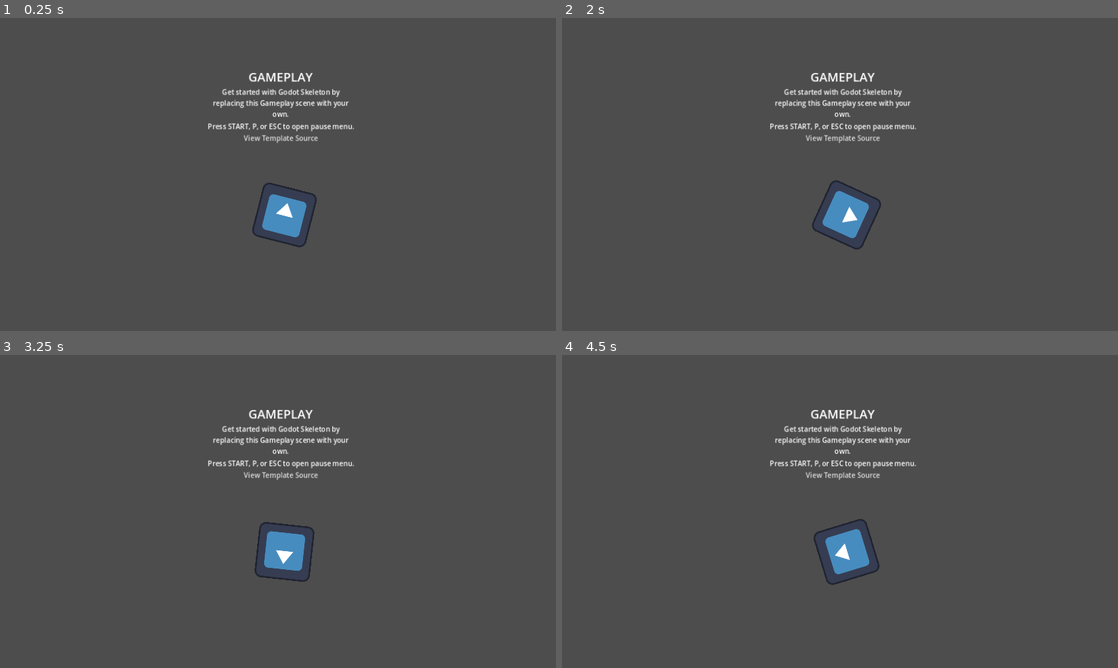
Above: before the commit, frames 1-4 (two rows, left to right).
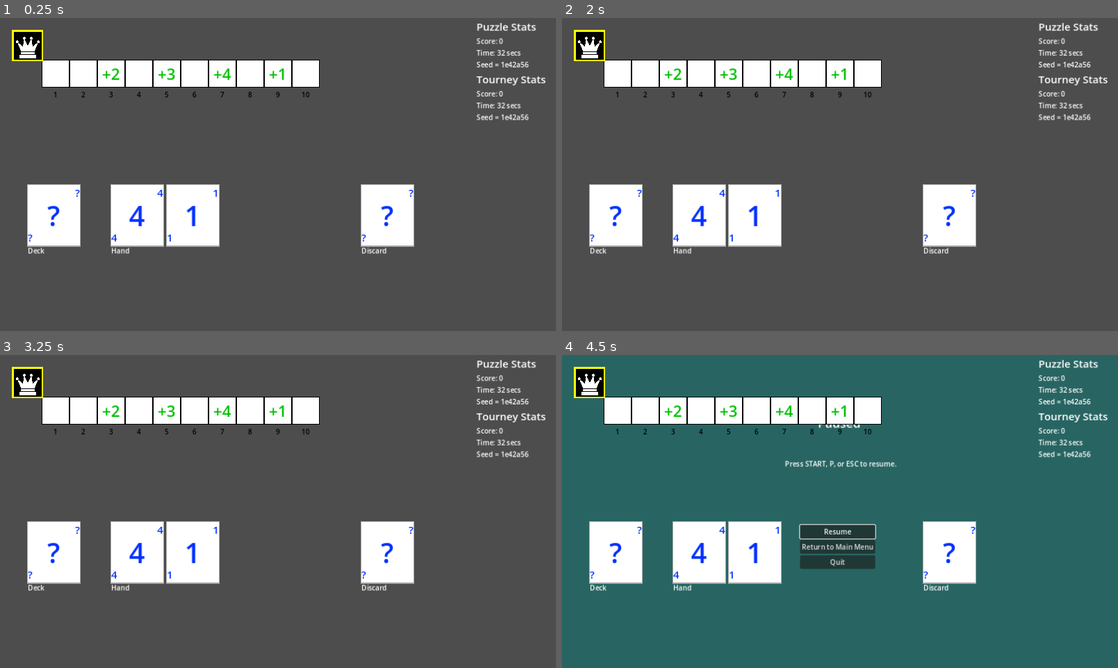
Above: after the commit, the same moments.

Repository: nathanleiby/trijam-250
Game: Godot game, scene res://gameplay/gameplay.tscn
Same seed, same stepped clock (60 frames per second), same inputs: the game is played once before the commit and once after it. The engine's default icon, where the game draws it, is replaced by a stand-in: a white triangle on a blue panel in a dark square.
Inputs:
- Up to frame 1 (0.25 s): no input
- Up to frame 2 (2 s): tap Enter at 0.5, 1.25 s
- Up to frame 3 (3.25 s): tap Enter at 2, 2.75 s
- Up to frame 4 (4.5 s): tap Enter at 3.5 s; tap P (pause) at 4.15 s; click "Resume" at 4.25 s

The runs differ from the first frame. In frame 1, 16% of the frame differs, in the area x 2-99%, y 1-76%; in frame 2, 16%; in frame 3, 16%; in frame 4, 100%, in the area x 0-100%, y 0-100%.

Commit message:
rough outline, not playable yet

Diff:
--- /dev/null
+++ b/gameplay/card.gd
@@ -0,0 +1,14 @@
+class_name Card
+
+extends Node2D
+
+var card_value = 0:
+	set(v):
+		card_value = v
+		$Control/BigLabel.text = str(v)
+		$Control/TopRightLabel.text = str(v)
+		$Control/BottomLeftLabel.text = str(v)
+
+# Called when the node enters the scene tree for the first time.
+func _ready() -> void:
+	pass
--- /dev/null
+++ b/gameplay/card.tscn
@@ -0,0 +1,78 @@
+[gd_scene load_steps=4 format=3 uid="uid://g2klakbee1i7"]
+
+[ext_resource type="Script" path="res://gameplay/card.gd" id="1_kadrk"]
+
+[sub_resource type="LabelSettings" id="LabelSettings_adlqf"]
+font_size = 64
+font_color = Color(0, 0.188235, 1, 1)
+
+[sub_resource type="LabelSettings" id="LabelSettings_rlqhf"]
+font_size = 24
+font_color = Color(0, 0.188235, 1, 1)
+
+[node name="Card" type="Node2D"]
+script = ExtResource("1_kadrk")
+
+[node name="Control" type="Control" parent="."]
+layout_mode = 3
+anchors_preset = 0
+offset_right = 120.0
+offset_bottom = 140.0
+
+[node name="Border" type="ColorRect" parent="Control"]
+layout_mode = 1
+anchors_preset = 15
+anchor_right = 1.0
+anchor_bottom = 1.0
+offset_left = -2.0
+offset_top = -2.0
+offset_right = 2.0
+offset_bottom = 2.0
+grow_horizontal = 2
+grow_vertical = 2
+color = Color(0.670588, 0.670588, 0.670588, 1)
+
+[node name="Fill" type="ColorRect" parent="Control"]
+layout_mode = 1
+anchors_preset = 15
+anchor_right = 1.0
+anchor_bottom = 1.0
+grow_horizontal = 2
+grow_vertical = 2
+
+[node name="BigLabel" type="Label" parent="Control"]
+layout_mode = 1
+anchors_preset = 15
+anchor_right = 1.0
+anchor_bottom = 1.0
+grow_horizontal = 2
+grow_vertical = 2
+text = "?"
+label_settings = SubResource("LabelSettings_adlqf")
+horizontal_alignment = 1
+vertical_alignment = 1
+
+[node name="TopRightLabel" type="Label" parent="Control"]
+layout_mode = 1
+anchors_preset = 10
+anchor_right = 1.0
+offset_bottom = 37.0
+grow_horizontal = 2
+text = "?"
+label_settings = SubResource("LabelSettings_rlqhf")
+horizontal_alignment = 2
+
+[node name="BottomLeftLabel" type="Label" parent="Control"]
+layout_mode = 1
+anchors_preset = 7
+anchor_left = 0.5
+anchor_top = 1.0
+anchor_right = 0.5
+anchor_bottom = 1.0
+offset_left = -60.0
+offset_top = -37.0
+offset_right = 60.0
+grow_horizontal = 2
+grow_vertical = 0
+text = "?"
+label_settings = SubResource("LabelSettings_rlqhf")
--- a/gameplay/gameplay.gd
+++ b/gameplay/gameplay.gd
@@ -1,7 +1,17 @@
 extends Node2D
 
+# scenes we will dynamically instantiate
+@export var tileScene: PackedScene
+@export var cardScene: PackedScene
+
+# reusable references
+@onready var tiles: Node2D = $Board/Tiles
+@onready var playerMatDeck: Node2D = $PlayerMat/Deck
+@onready var playerMatHand: Node2D = $PlayerMat/Hand
+@onready var playerMatDiscard: Node2D = $PlayerMat/Discard
+
 func _process(_delta: float) -> void:
-	$Icon.rotate(_delta)
+	return
 
 func _input(event: InputEvent) -> void:
 	if event.is_action_released("pause"):
@@ -10,3 +20,68 @@
 func _pause() -> void:
 	$Paused.pause()
 	get_tree().paused = true
+
+const TILE_SIZE = 64
+const HAND_SIZE = 2
+
+func _ready():
+	# generate board
+	var board = generate_board()
+	for i in range(board.size()):
+		var tile = tileScene.instantiate()
+		tile.position = Vector2(i * TILE_SIZE, 0)
+		tiles.add_child(tile)
+		tile.bonus_value = board[i]
+		tile.idx_value = i + 1
+
+	# generate player setup (deck, hand, ..)
+	var player_deck = generate_deck()
+	for i in range(HAND_SIZE):
+		var next_card_value = player_deck.pop_back()
+		var card: Card = cardScene.instantiate()
+		# TODO: consider creating a PlayerMat or PlayerHand abstraction
+		card.card_value = next_card_value
+		card.position = Vector2(i * 128, 0)
+		playerMatHand.add_child(card)
+
+	# add cards to deck
+	# add cards to discard, later (maybe show a dotted line to start)
+
+	player_position = -1
+
+
+const DECK_SIZE = 4
+
+func generate_board():
+	var total_steps: int = 0
+	for i in range(1, DECK_SIZE + 1):
+		total_steps += i
+
+	var board = Array()
+	board.resize(total_steps)
+	board.fill(0)
+
+	for i in range(1, DECK_SIZE + 1):
+		# assign the "bonus tiles" to random position in board, but
+		# - avoid collisions
+		# - avoid placement last position
+		var pos = randi() % total_steps
+		while board[pos] != 0 or (pos == total_steps - 1):
+			pos = randi() % total_steps
+		board[pos] = i
+
+	return board
+
+func generate_deck() -> Array:
+	# shuffle items from 1 to DECK_SIZE
+	var player_deck: Array = range(1, DECK_SIZE + 1)
+	player_deck.shuffle()
+	return player_deck
+
+var player_position = 0:
+	set(value):
+		player_position = value
+		$Board/PlayerToken.position.x = value * TILE_SIZE
+
+func move_player(steps: int) -> void:
+	player_position += steps
--- a/gameplay/gameplay.tscn
+++ b/gameplay/gameplay.tscn
@@ -1,52 +1,19 @@
-[gd_scene load_steps=5 format=3 uid="uid://bdnyglk1i1cxl"]
+[gd_scene load_steps=8 format=3 uid="uid://bdnyglk1i1cxl"]
 
 [ext_resource type="Script" path="res://gameplay/gameplay.gd" id="1_thqv1"]
-[ext_resource type="Texture2D" uid="uid://bgprycbqd2tbx" path="res://assets/icon.svg" id="2_o7ako"]
 [ext_resource type="PackedScene" uid="uid://cko02oljhiby" path="res://paused/paused.tscn" id="3_w8wrl"]
 [ext_resource type="PackedScene" uid="uid://cee5dna3u27jf" path="res://assets/select_sfx.tscn" id="4_7kf0b"]
+[ext_resource type="PackedScene" uid="uid://blv51dfbusyxh" path="res://gameplay/tile.tscn" id="4_8xlo2"]
+[ext_resource type="PackedScene" uid="uid://g2klakbee1i7" path="res://gameplay/card.tscn" id="5_plqfv"]
+[ext_resource type="Texture2D" uid="uid://ceps640a3oola" path="res://assets/chess-queen.png" id="6_pxabc"]
+
+[sub_resource type="LabelSettings" id="LabelSettings_kf4u1"]
+font_size = 24
 
 [node name="Gameplay" type="Node2D"]
 script = ExtResource("1_thqv1")
-
-[node name="Icon" type="Sprite2D" parent="."]
-position = Vector2(655, 453)
-texture = ExtResource("2_o7ako")
-
-[node name="Stack" type="VFlowContainer" parent="."]
-anchors_preset = 5
-anchor_left = 0.5
-anchor_right = 0.5
-offset_left = 478.0
-offset_top = 115.0
-offset_right = 815.0
-offset_bottom = 722.0
-grow_horizontal = 2
-size_flags_horizontal = 4
-metadata/_edit_group_ = true
-
-[node name="Title" type="Label" parent="Stack"]
-layout_mode = 2
-size_flags_horizontal = 4
-theme_type_variation = &"HeaderLarge"
-text = "GAMEPLAY"
-
-[node name="Instructions" type="Label" parent="Stack"]
-layout_mode = 2
-size_flags_vertical = 1
-text = "Get started with Godot Skeleton by replacing this Gameplay scene with your own."
-horizontal_alignment = 1
-autowrap_mode = 2
-
-[node name="PauseInstructions" type="Label" parent="Stack"]
-layout_mode = 2
-text = "Press START, P, or ESC to open pause menu."
-horizontal_alignment = 1
-
-[node name="LinkButton" type="LinkButton" parent="Stack"]
-layout_mode = 2
-size_flags_horizontal = 4
-text = "View Template Source"
-uri = "https://github.com/brettchalupa/godot_skeleton"
+tileScene = ExtResource("4_8xlo2")
+cardScene = ExtResource("5_plqfv")
 
 [node name="Paused" parent="." instance=ExtResource("3_w8wrl")]
 visible = false
@@ -57,3 +24,137 @@
 grow_vertical = 1
 
 [node name="SelectSfx" parent="." instance=ExtResource("4_7kf0b")]
+
+[node name="Board" type="Node2D" parent="."]
+position = Vector2(128, 128)
+
+[node name="Tiles" type="Node2D" parent="Board"]
+
+[node name="PlayerToken" type="Node2D" parent="Board"]
+position = Vector2(2.08165e-12, -64)
+
+[node name="Control" type="Control" parent="Board/PlayerToken"]
+layout_mode = 3
+anchors_preset = 0
+offset_right = 40.0
+offset_bottom = 40.0
+
+[node name="ColorRect" type="ColorRect" parent="Board/PlayerToken/Control"]
+layout_mode = 1
+anchors_preset = 15
+anchor_right = 1.0
+anchor_bottom = 1.0
+offset_left = -36.0
+offset_top = -36.0
+offset_right = -4.0
+offset_bottom = -4.0
+grow_horizontal = 2
+grow_vertical = 2
+color = Color(1, 1, 0, 1)
+
+[node name="Sprite" type="Sprite2D" parent="Board/PlayerToken"]
+scale = Vector2(0.125, 0.125)
+texture = ExtResource("6_pxabc")
+
+[node name="PlayerMat" type="Node2D" parent="."]
+position = Vector2(64, 384)
+
+[node name="Deck" type="Node2D" parent="PlayerMat"]
+
+[node name="Card" parent="PlayerMat/Deck" instance=ExtResource("5_plqfv")]
+
+[node name="Label" type="Label" parent="PlayerMat/Deck"]
+offset_top = 140.0
+offset_right = 39.0
+offset_bottom = 166.0
+text = "Deck"
+
+[node name="Hand" type="Node2D" parent="PlayerMat"]
+position = Vector2(192, 2.08165e-12)
+
+[node name="Cards" type="Node2D" parent="PlayerMat/Hand"]
+
+[node name="Card" parent="PlayerMat/Hand/Cards" instance=ExtResource("5_plqfv")]
+
+[node name="Card2" parent="PlayerMat/Hand/Cards" instance=ExtResource("5_plqfv")]
+position = Vector2(128, 0)
+
+[node name="Card3" parent="PlayerMat/Hand/Cards" instance=ExtResource("5_plqfv")]
+visible = false
+position = Vector2(256, 0)
+
+[node name="Card4" parent="PlayerMat/Hand/Cards" instance=ExtResource("5_plqfv")]
+visible = false
+position = Vector2(384, 0)
+
+[node name="Label2" type="Label" parent="PlayerMat/Hand"]
+offset_top = 140.0
+offset_right = 42.0
+offset_bottom = 166.0
+text = "Hand"
+
+[node name="Discard" type="Node2D" parent="PlayerMat"]
+position = Vector2(768, 2.08165e-12)
+
+[node name="Discard" type="Label" parent="PlayerMat/Discard"]
+offset_top = 140.0
+offset_right = 39.0
+offset_bottom = 166.0
+text = "Discard"
+
+[node name="Card" parent="PlayerMat/Discard" instance=ExtResource("5_plqfv")]
+
+[node name="GUI" type="Control" parent="."]
+layout_mode = 3
+anchors_preset = 0
+offset_right = 1280.0
+offset_bottom = 720.0
+metadata/_edit_lock_ = true
+
+[node name="Drawer" type="VBoxContainer" parent="GUI"]
+layout_mode = 2
+offset_left = 1097.0
+offset_top = 2.0
+offset_right = 1280.0
+offset_bottom = 389.0
+
+[node name="VBoxContainer" type="VBoxContainer" parent="GUI/Drawer"]
+layout_mode = 2
+size_flags_vertical = 0
+
+[node name="PuzzleTitleLabel" type="Label" parent="GUI/Drawer/VBoxContainer"]
+layout_mode = 2
+text = "Puzzle Stats"
+label_settings = SubResource("LabelSettings_kf4u1")
+
+[node name="PuzzleScoreLabel" type="Label" parent="GUI/Drawer/VBoxContainer"]
+layout_mode = 2
+text = "Score: 0"
+
+[node name="PuzzleTimeLabel" type="Label" parent="GUI/Drawer/VBoxContainer"]
+layout_mode = 2
+text = "Time: 32 secs"
+
+[node name="PuzzleSeedLabel" type="Label" parent="GUI/Drawer/VBoxContainer"]
+layout_mode = 2
+text = "Seed = 1e42a56"
+
+[node name="VBoxContainer2" type="VBoxContainer" parent="GUI/Drawer"]
+layout_mode = 2
+
+[node name="PuzzleTitleLabel" type="Label" parent="GUI/Drawer/VBoxContainer2"]
+layout_mode = 2
+text = "Tourney Stats"
+label_settings = SubResource("LabelSettings_kf4u1")
+
+[node name="PuzzleScoreLabel" type="Label" parent="GUI/Drawer/VBoxContainer2"]
+layout_mode = 2
+text = "Score: 0"
+
+[node name="PuzzleTimeLabel" type="Label" parent="GUI/Drawer/VBoxContainer2"]
+layout_mode = 2
+text = "Time: 32 secs"
+
+[node name="PuzzleSeedLabel" type="Label" parent="GUI/Drawer/VBoxContainer2"]
+layout_mode = 2
+text = "Seed = 1e42a56"
--- /dev/null
+++ b/gameplay/tile.gd
@@ -0,0 +1,19 @@
+class_name Tile
+
+extends Node2D
+
+@onready var label: Label = $Control/Label as Label
+@onready var idxLabel: Label = $Control/IdxLabel as Label
+
+var bonus_value: int = 0:
+	set(v):
+		bonus_value = v
+		if v == 0:
+			label.text = ""
+		else:
+			label.text = "+%d" % v
+
+var idx_value: int = 0:
+	set(v):
+		idx_value = v
+		idxLabel.text = "%d" % v
--- /dev/null
+++ b/gameplay/tile.tscn
@@ -0,0 +1,91 @@
+[gd_scene load_steps=4 format=3 uid="uid://blv51dfbusyxh"]
+
+[ext_resource type="Script" path="res://gameplay/tile.gd" id="1_gclan"]
+
+[sub_resource type="LabelSettings" id="LabelSettings_70ft2"]
+font_size = 36
+font_color = Color(0, 0.752941, 0, 1)
+
+[sub_resource type="LabelSettings" id="LabelSettings_wcmhu"]
+font_color = Color(0, 0, 0, 1)
+
+[node name="Tile" type="Node2D"]
+script = ExtResource("1_gclan")
+
+[node name="Control" type="Control" parent="."]
+layout_mode = 3
+anchors_preset = 8
+anchor_left = 0.5
+anchor_top = 0.5
+anchor_right = 0.5
+anchor_bottom = 0.5
+offset_left = -20.0
+offset_top = -20.0
+offset_right = 20.0
+offset_bottom = 20.0
+grow_horizontal = 2
+grow_vertical = 2
+
+[node name="Border" type="ColorRect" parent="Control"]
+layout_mode = 1
+anchors_preset = 8
+anchor_left = 0.5
+anchor_top = 0.5
+anchor_right = 0.5
+anchor_bottom = 0.5
+offset_left = -32.0
+offset_top = -32.0
+offset_right = 32.0
+offset_bottom = 32.0
+grow_horizontal = 2
+grow_vertical = 2
+color = Color(0, 0, 0, 1)
+
+[node name="Fill" type="ColorRect" parent="Control"]
+layout_mode = 1
+anchors_preset = 8
+anchor_left = 0.5
+anchor_top = 0.5
+anchor_right = 0.5
+anchor_bottom = 0.5
+offset_left = -31.0
+offset_top = -31.0
+offset_right = 31.0
+offset_bottom = 31.0
+grow_horizontal = 2
+grow_vertical = 2
+
+[node name="Label" type="Label" parent="Control"]
+layout_mode = 1
+anchors_preset = 8
+anchor_left = 0.5
+anchor_top = 0.5
+anchor_right = 0.5
+anchor_bottom = 0.5
+offset_left = -20.0
+offset_top = -13.0
+offset_right = 20.0
+offset_bottom = 13.0
+grow_horizontal = 2
+grow_vertical = 2
+text = "+1"
+label_settings = SubResource("LabelSettings_70ft2")
+horizontal_alignment = 1
+
+[node name="IdxLabel" type="Label" parent="Control"]
+layout_mode = 1
+anchors_preset = 7
+anchor_left = 0.5
+anchor_top = 1.0
+anchor_right = 0.5
+anchor_bottom = 1.0
+offset_left = -20.0
+offset_top = 14.0
+offset_right = 20.0
+offset_bottom = 40.0
+grow_horizontal = 2
+grow_vertical = 0
+text = "1"
+label_settings = SubResource("LabelSettings_wcmhu")
+horizontal_alignment = 1
+vertical_alignment = 2
--- a/project.godot
+++ b/project.godot
@@ -10,7 +10,7 @@
 
 [application]
 
-config/name="Godot Skeleton"
+config/name="Numba Dance"
 config/description="[Add your description here!]"
 run/main_scene="res://gameplay/gameplay.tscn"
 config/features=PackedStringArray("4.1", "Mobile")
Binary file added: assets/chess-queen.png
Not shown, added: assets/chess-queen.png.import
Not shown, added: TODO.md
